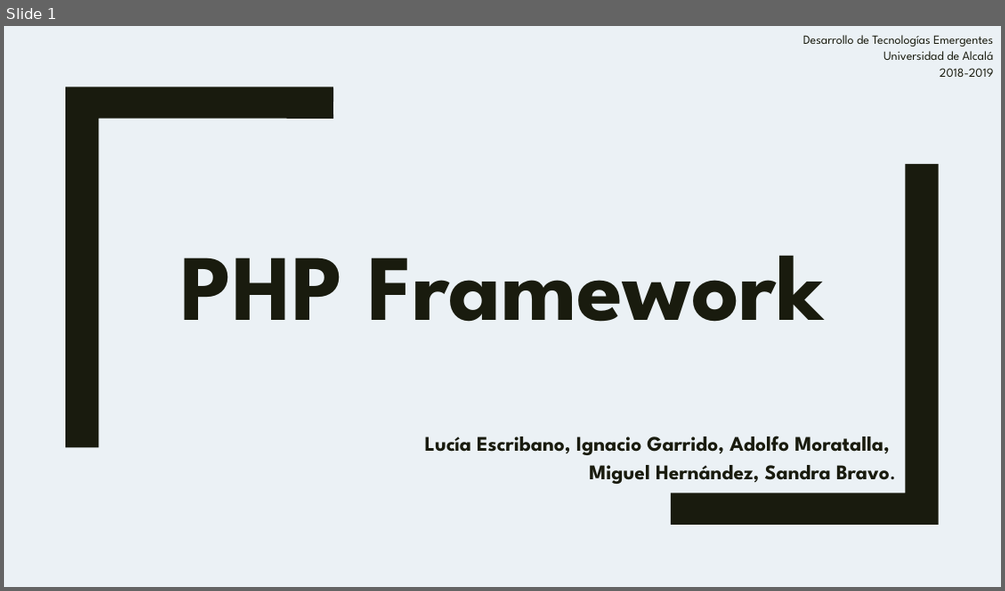
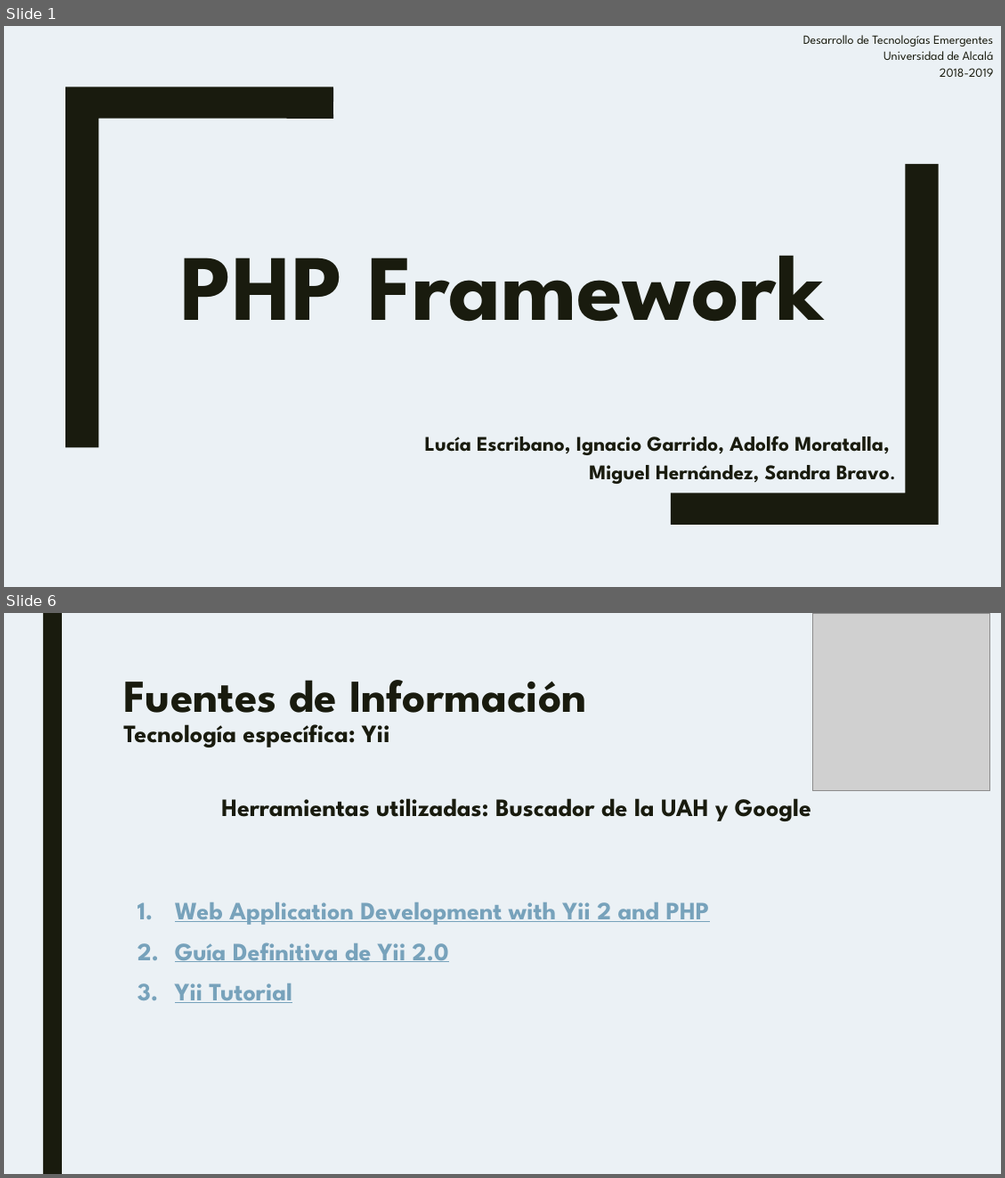
Before and after one commit to IGarrido1996/TG1_T4, a slide deck: Plantilla.pptx. Shown one above the other, each under a label of ours: slide 1 before the commit, slides 1 and 6 after it; the slides between them are not shown. The pictures are 1005x591 and 1005x1178 pixels, drawn with LibreOffice and Linux fonts; fonts in the diff are those of the drawing; grey boxes stand for pictures. Boxes give left, top, right and bottom in pixels: in the first picture for what was removed or moved away, otherwise in the second. Text is boxed around its words. In the diff, an @@ line names an element or a change of style, - is before the commit and + after.

Commit message:
fuentes_de_informacion

```diff
--- a/Plantilla.pptx
+++ b/Plantilla.pptx
@@ slide 6 added at [4,613,1001,1174], background #EBF1F5 @@
@@ rectangle added at [43,613,62,1174], fill #191B0E @@
@@ picture added at [812,613,990,791] @@
@@ title added at [123,680,587,747], 24 pt, text #191B0E, bold @@
+Fuentes de Información
+Tecnología específica: Yii
@@ text added at [221,798,811,821], 24 pt, text #191B0E, bold @@
+Herramientas utilizadas: Buscador de la UAH y Google
@@ text added at [175,902,710,1003], 24 pt, text #77A2BB, bold, underline @@
+1. Web Application Development with Yii 2 and PHP
+2. Guía Definitiva de Yii 2.0
+3. Yii Tutorial
```
Also in this commit, not shown: 15 other slides added, 6 slides removed.
